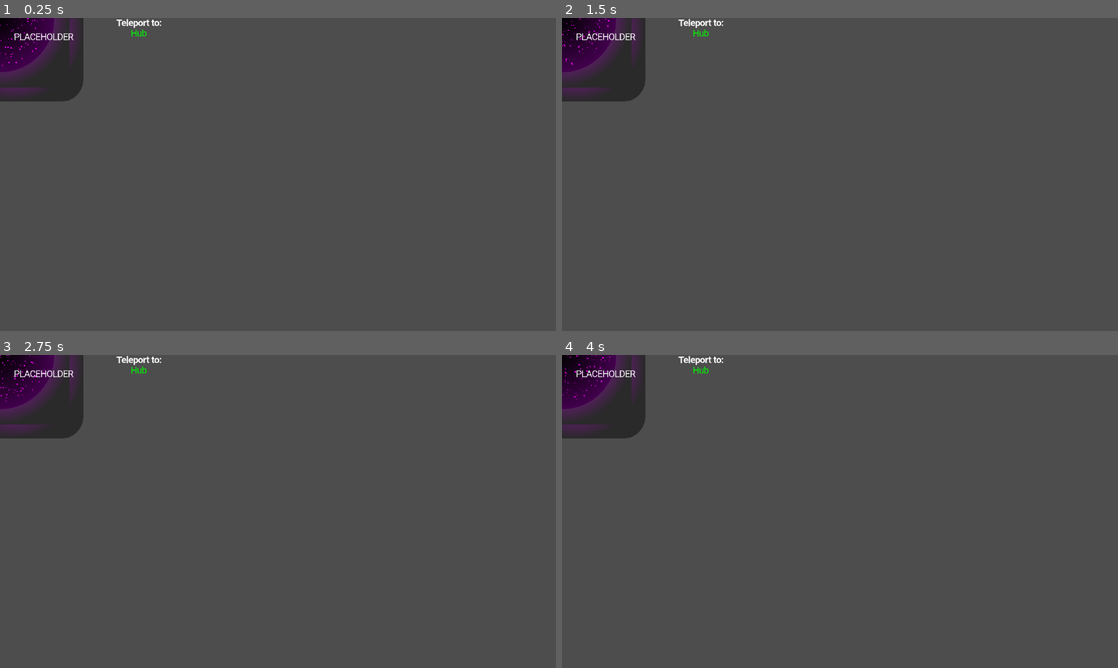
Above: before the commit, frames 1-4 (two rows, left to right).
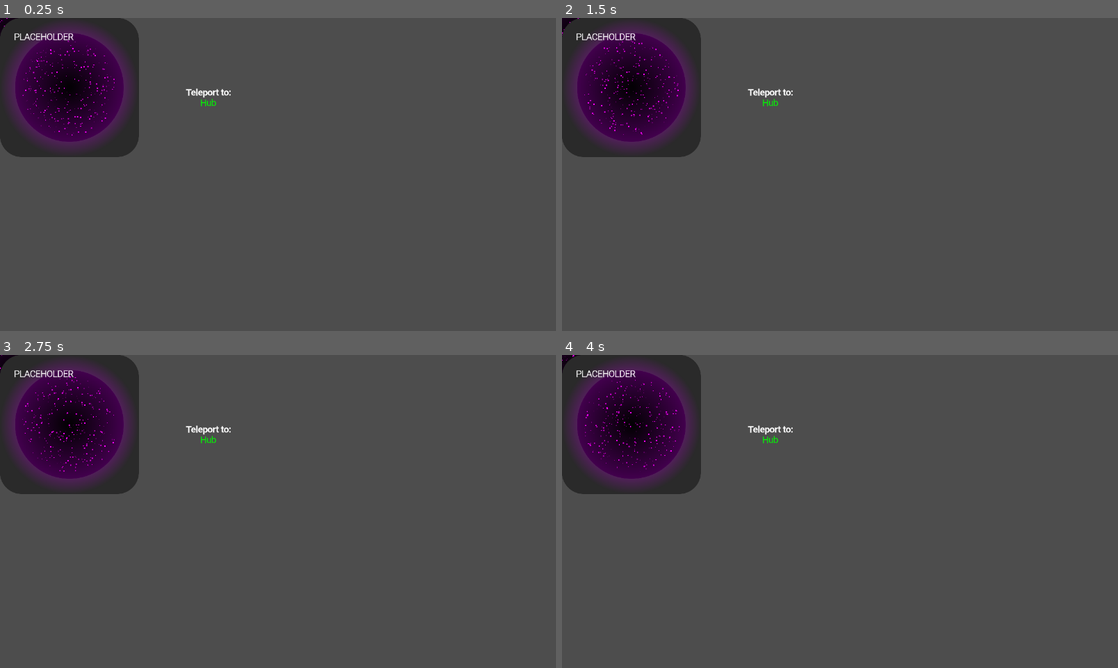
Above: after the commit, the same moments.

Repository: TrueSunGaming/industrial-revolution-2
Game: Godot game, scene res://WorldContainer_debug_test.tscn
Same seed, same stepped clock (60 frames per second), same inputs: the game is played once before the commit and once after it. This scene is started directly instead of the project's main scene.
Inputs (mouse positions are in pixels of both pictures, inside the frame that each line leads up to):
- Up to frame 1 (0.25 s): no input
- Up to frame 2 (1.5 s): move the mouse to (962, 158) at 0.52 s; hold D (right) 0.53-1.28 s; click (962, 158) at 0.6 s; move the mouse to (728, 190) at 1.27 s; hold S (down) from 1.28 s (still down); tap Mouse wheel up (zoomin) at 1.35 s
- Up to frame 3 (2.75 s): move the mouse to (333, 442) at 2.02 s; release S (down) at 2.03 s; hold D (right) from 2.03 s (still down); hold Mouse wheel down (zoomout) from 2.03 s (still down)
- Up to frame 4 (4 s): move the mouse to (812, 574) at 2.77 s; release D (right) at 2.78 s; release Mouse wheel down (zoomout) at 2.78 s; hold W (up) 2.78-3.53 s; tap Shift at 2.85 s; click (812, 574) at 2.92 s; move the mouse to (1006, 558) at 3.52 s; hold A (left) from 3.53 s (still down); click (1006, 558) at 3.6 s

The runs differ from the first frame. In frame 1, 10% of the frame differs, in the area x 0-42%, y 0-45%; in frame 2, 10%; in frame 3, 10%; in frame 4, 10%.
Error in both runs: Invalid access to property or key 'zoom' on a base object of type 'null instance'. (res://scenes/Portal.gd:22)

Commit message:
add tile rotation rendering

Diff:
--- a/global/global.gd
+++ b/global/global.gd
@@ -91,3 +91,15 @@
 
 func set_background_sound_bus(bus: String) -> void:
 	refs.main.get_node("AudioStreamPlayer").bus = bus
+
+func clamp_deg(val: float) -> float:
+	return fmod(val, 360) if val >= 0 else 360 + fmod(val, 360)
+
+func add_deg(a: float, b: float) -> float:
+	return clamp_deg(a + b)
+
+func sub_deg(a: float, b: float) -> float:
+	return clamp_deg(a - b)
+
+func center_rotation_displacement(rect: Rect2, deg: float) -> Vector2:
+	return (rect.size.rotated(deg_to_rad(deg)) - rect.size) / 2
--- a/project.godot
+++ b/project.godot
@@ -69,6 +69,16 @@
 "events": [Object(InputEventMouseButton,"resource_local_to_scene":false,"resource_name":"","device":-1,"window_id":0,"a …(257 unchanged characters)…
 ]
 }
+rotate_next={
+"deadzone": 0.5,
+"events": [Object(InputEventKey,"resource_local_to_scene":false,"resource_name":"","device":-1,"window_id":0,"alt_pressed":false,"shift_pressed":false,"ctrl_pressed":false,"meta_pressed":false,"pressed":false,"keycode":0,"physical_keycode":82,"key_label":0,"unicode":114,"echo":false,"script":null)
+]
+}
+rotate_prev={
+"deadzone": 0.5,
+"events": [Object(InputEventKey,"resource_local_to_scene":false,"resource_name":"","device":-1,"window_id":0,"alt_pressed":false,"shift_pressed":true,"ctrl_pressed":false,"meta_pressed":false,"pressed":false,"keycode":0,"physical_keycode":82,"key_label":0,"unicode":82,"echo":false,"script":null)
+]
+}
 
 [rendering]
 
--- a/scenes/factory/Factory.tscn
+++ b/scenes/factory/Factory.tscn
@@ -11,9 +11,11 @@
 script = ExtResource("8_4uyo2")
 data_id = "portal"
 position = Vector2(-2, -2)
+rotation = 0.0
 
 [sub_resource type="Resource" id="Resource_8a7mi"]
 script = ExtResource("7_d3m5u")
+tile_size = Vector2(64, 64)
 tiles = Array[ExtResource("8_4uyo2")]([SubResource("Resource_0nnxk")])
 
 [node name="Factory" type="Node2D"]
--- a/scenes/factory/WorldContainer.gd
+++ b/scenes/factory/WorldContainer.gd
@@ -33,9 +33,11 @@
 	var instance := TileEntityInstance.get_tile(id)
 
 	if should_free_tile_node(instance): return instance.node_ref.queue_free()
+	if instance.node_ref: return
 
 	var data := TileEntityData.get_tile_data(instance.data_id)
 	instance.node_ref = data.scene.instantiate()
-	instance.node_ref.position = instance.position * Vector2(64, 64) - Vector2(32, 32)
+	instance.node_ref.position = instance.render_position
+	instance.node_ref.rotation_degrees = instance.rotation
 
 	add_child(instance.node_ref)
--- a/scenes/factory/tile_sys/ContainerInstance.gd
+++ b/scenes/factory/tile_sys/ContainerInstance.gd
@@ -1,11 +1,11 @@
 class_name ContainerEntityInstance extends TileEntityInstance
 
 func add_item(item: ItemStack) -> int:
-	assert(false, "Cannot add item to abstract class ContainerInstance")
+	assert(false, "Cannot add item to abstract class ContainerEntityInstance")
 
 	return 0
 
 func remove_item(item: ItemStack) -> bool:
-	assert(false, "Cannot remove item from abstract class ContainerInstance")
+	assert(false, "Cannot remove item from abstract class ContainerEntityInstance")
 
 	return false
--- a/scenes/factory/tile_sys/TileEntityData.gd
+++ b/scenes/factory/tile_sys/TileEntityData.gd
@@ -9,6 +9,7 @@
 @export var name: String
 @export var description: String
 @export var placement_size := Vector2(1, 1)
+@export_range(0, 360) var rotation_step: float
 @export var scene: PackedScene
 
 static func get_tile_data(id: String) -> TileEntityData:
--- a/scenes/factory/tile_sys/TileEntityInstance.gd
+++ b/scenes/factory/tile_sys/TileEntityInstance.gd
@@ -8,7 +8,24 @@
 static var list := {}
 
 @export var data_id: String
-@export var position: Vector2
+@export var position: Vector2:
+	set(val):
+		position = val
+		update_position()
+
+@export var rotation: float:
+	set(val):
+		rotation = global.clamp_deg(val)
+		if node_ref: node_ref.global_rotation_degrees = rotation
+		update_position()
+
+var next_rotation: float:
+	get:
+		return global.add_deg(rotation, tile_data.rotation_step)
+
+var prev_rotation: float:
+	get:
+		return global.sub_deg(rotation, tile_data.rotation_step)
 
 var node_ref: Node2D
 var id: int
@@ -39,6 +56,12 @@
 
 		return world.tiles.find(func (v): return v.id == id)
 
+var render_position: Vector2:
+	get:
+		if not world: return Vector2()
+
+		return world.tile_to_world(position - global.center_rotation_displacement(placement_rect, rotation))
+
 func _init() -> void:
 	id = next_id
 	next_id += 1
@@ -58,3 +81,6 @@
 
 func relay_tick(delta: float) -> void:
 	world_tick.emit(delta)
+
+func update_position() -> void:
+	if node_ref: node_ref.position = render_position
--- a/scenes/factory/tile_sys/TileWorld.gd
+++ b/scenes/factory/tile_sys/TileWorld.gd
@@ -5,12 +5,15 @@
 signal tile_render(id)
 signal tick(delta)
 
+@export var tile_size: Vector2
+
 @export var tiles: Array[TileEntityInstance]:
 	set(val):
 		for i in range(val.size()):
 			if tiles.any(func (v: TileEntityInstance): return v.id == val[i].id): continue
 
 			tile_placed.emit(val[i].id, i)
+			val[i].world = self
 
 		tiles = val
 
@@ -50,3 +53,6 @@
 
 func process_tick(delta: float) -> void:
 	tick.emit(delta)
+
+func tile_to_world(tile: Vector2) -> Vector2:
+	return tile * tile_size - tile_size / 2
